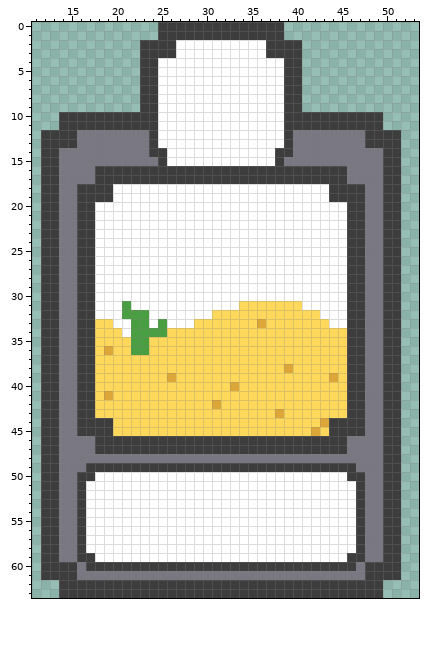
File history of a pixel-art sprite, src/images/card-desert.png. The picture above was drawn from the file before the commit.
The file is 64x64 pixels. Shown: x 11..53, y 0..63.
The same view after the edit:
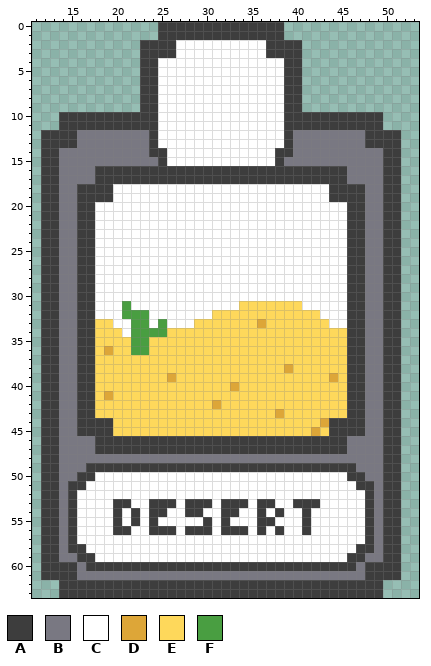
Palette (. is transparent): A #3d3d3d  B #797882  C #ffffff  D #dda638  E #fed85b  F #499e41
The exact change:
@@ x 11..53 @@
 50 .AABBAACCCCCCCCCCCCCCCCCCCCCCCCCCCCAABBAA..
-51 .AABBACCCCCCCCCCCCCCCCCCCCCCCCCCCCCCABBAA..
-52 .AABBACCCCCCCCCCCCCCCCCCCCCCCCCCCCCCABBAA..
-53 .AABBACCCCCCCCCCCCCCCCCCCCCCCCCCCCCCABBAA..
-54 .AABBACCCCCCCCCCCCCCCCCCCCCCCCCCCCCCABBAA..
-55 .AABBACCCCCCCCCCCCCCCCCCCCCCCCCCCCCCABBAA..
-56 .AABBACCCCCCCCCCCCCCCCCCCCCCCCCCCCCCABBAA..
-57 .AABBACCCCCCCCCCCCCCCCCCCCCCCCCCCCCCABBAA..
-58 .AABBACCCCCCCCCCCCCCCCCCCCCCCCCCCCCCABBAA..
+51 .AABAACCCCCCCCCCCCCCCCCCCCCCCCCCCCCCAABAA..
+52 .AABACCCCCCCCCCCCCCCCCCCCCCCCCCCCCCCCABAA..
+53 .AABACCCCAACCAAACAAACAAACAACCAAACCCCCABAA..
+54 .AABACCCCACACAACCAACCAACCACACCACCCCCCABAA..
+55 .AABACCCCACACACCCCCACACCCAACCCACCCCCCABAA..
+56 .AABACCCCAACCAAACAAACAAACACACCACCCCCCABAA..
+57 .AABACCCCCCCCCCCCCCCCCCCCCCCCCCCCCCCCABAA..
+58 .AABAACCCCCCCCCCCCCCCCCCCCCCCCCCCCCCAABAA..
 59 .AABBAACCCCCCCCCCCCCCCCCCCCCCCCCCCCAABBAA..
